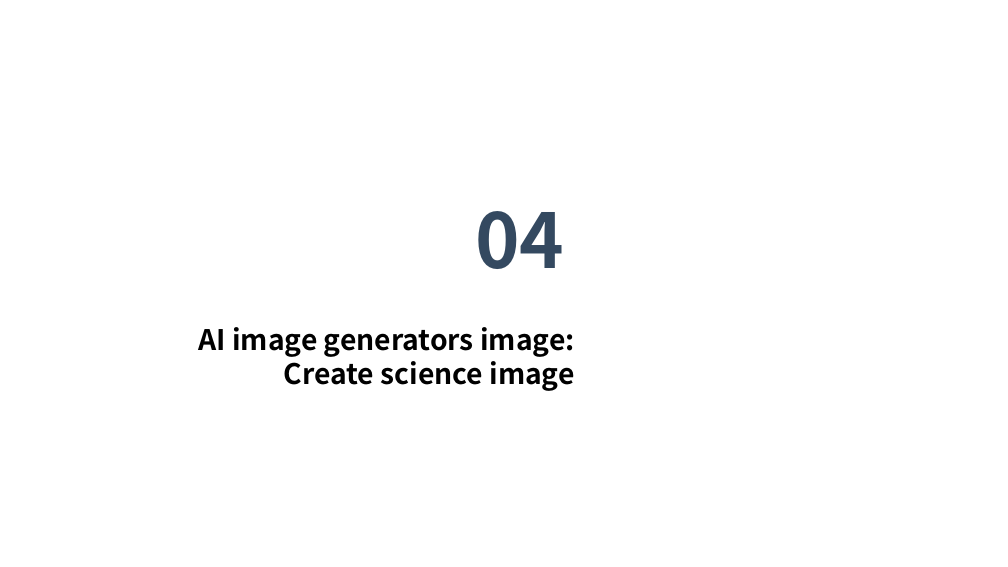
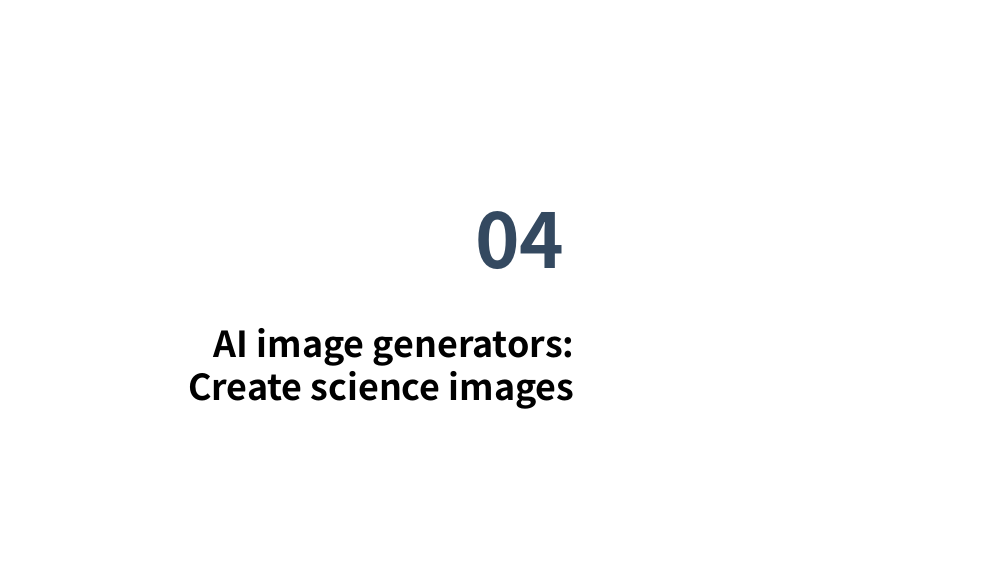
Before and after one commit to martian-yan/aigc_in_chemistry, a slide deck: slide 12 of What can AIGC tools do in a Chemistry Lab.pptx (slide 11 before the commit). Drawn at 1008x567 pixels with LibreOffice and Linux fonts; fonts in the diff are those of the drawing; background and template pictures are left out. Boxes give left, top, right and bottom in pixels: in the first picture for what was removed or moved away, otherwise in the second. Text is boxed around its words. In the diff, an @@ line names an element or a change of style, - is before the commit and + after.

```diff
--- a/What can AIGC tools do in a Chemistry Lab.pptx
+++ b/What can AIGC tools do in a Chemistry Lab.pptx
@@ text at (188, 328, 575, 409): text changed; size 20.2 to 25.6 pt @@
-AI image generators image: Create science image
+AI image generators: Create science images
```
Also in this commit, not shown: 6 other slides changed, 1 slide added, 1 other file.
